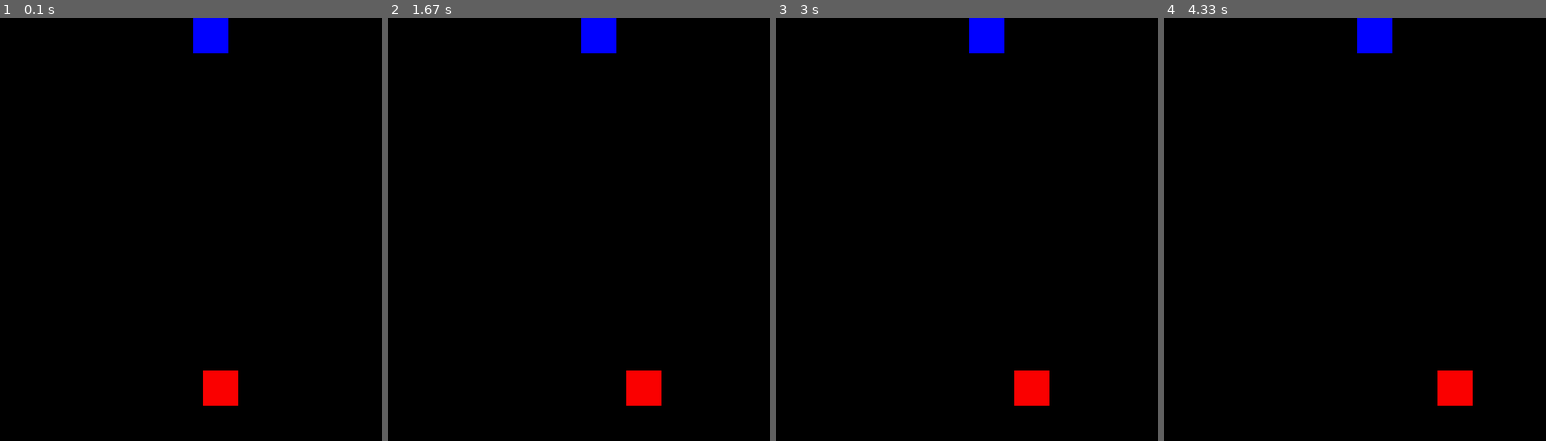
Above: before the commit, frames 1-4 (left to right).
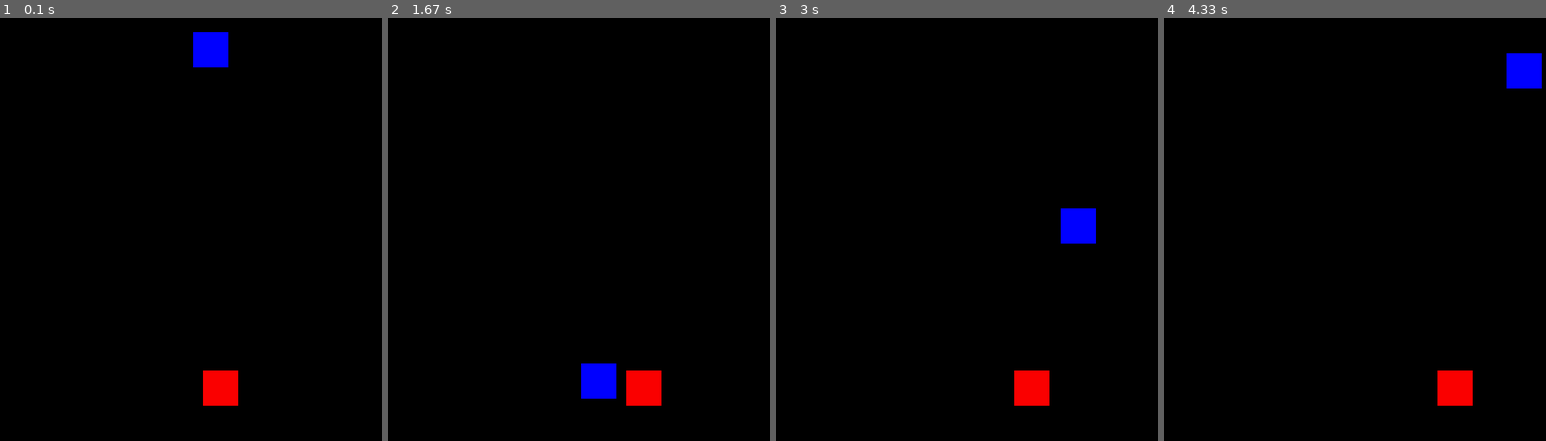
Above: after the commit, the same moments.

Repository: sheddyranking/Cube_pygame
Game: pygame game, started from pygame_lesson1.py
The game is run twice, just before and just after one commit, with the same random seed, the same clock (stepped at 60 frames per second) and the same inputs.
Inputs:
- Up to frame 1 (0.1 s): no input
- Up to frame 2 (1.67 s): hold Right 0.33-0.8 s; hold Right 0.83-1.3 s; hold Left from 1.33 s (still down)
- Up to frame 3 (3 s): release Left at 1.87 s; hold Left 1.9-2.3 s; hold Right 2.33-2.97 s
- Up to frame 4 (4.33 s): hold Left 3-3.47 s; hold Right 3.5-3.97 s; hold Right from 4 s (still down)

The runs differ from the first frame. In frame 1, 0.6% of the frame differs, in the area x 50-60%, y 0-12%; in frame 2, 1.5%, in the area x 50-60%, y 0-90%; in frame 3, 1.5%; in frame 4, 1.5%.

Commit message:
made the blue(enemy) balls to fall.

Diff:
--- a/pygame_lesson1.py
+++ b/pygame_lesson1.py
@@ -24,6 +24,8 @@
 
 game_over = False
 
+clock = pygame.time.Clock()
+
 while not game_over:
     for event in pygame.event.get():
         if event.type == pygame.QUIT:
@@ -43,8 +45,16 @@
 
     screen.fill(BACKGROUND_COLOR) #its fills the sides black
 
+    #making the blue rect fall.
+    if enemy_pos[1] >= 0 and enemy_pos[1] <= HEIGTH:
+        enemy_pos[1] +=10
+    else:
+        enemy_pos[0] = random.randint(0, WIDTH-enemy_size) #randomizing the falling pos.
+        enemy_pos[1] = 0
     #drawing the rect shape.
     pygame.draw.rect(screen, BLUE, (enemy_pos[0], enemy_pos[1], enemy_size, enemy_size))
     pygame.draw.rect(screen, RED, (player_pos[0], player_pos[1], player_size, player_size))
 
+    clock.tick(30)
+
     pygame.display.update() #we need to unpdate the screen always
